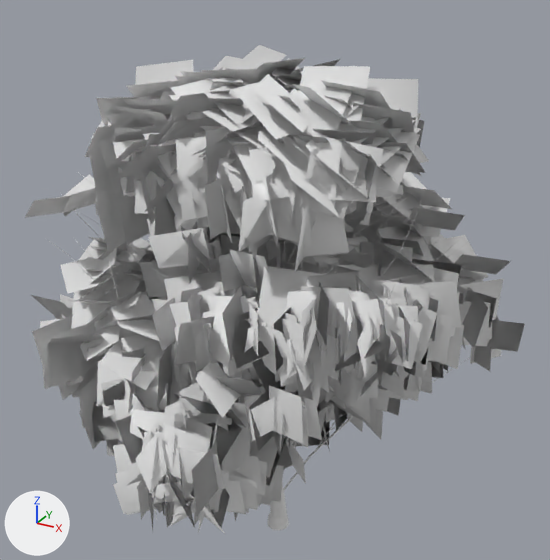
Before and after pictures for a commit that changed the FBX model unity/Assets/Art/Trees/birch/tree_birch_s1_a30.fbx.
Both versions are drawn from a camera (50 mm lens) standing at (7.79, -14.34, 14.09) and looking at (-0.46, 0.66, 6.59). Arrows for +X, +Y and +Z are at lower left; the lights stay in place. The first picture is the older version. Where no turn or scale is listed for an object, it has been applied to the vertices.

Names of what the first picture shows: 'tree_birch_s1_a30_branches', 'tree_birch_s1_a30_leaves'.
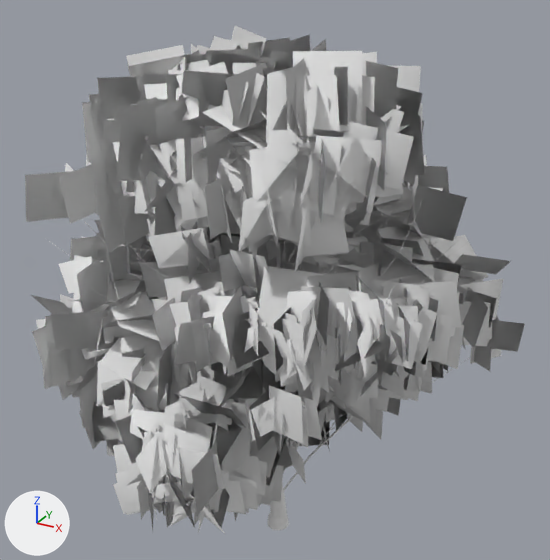
Changed parts and their boxes (x1, y1, x2, y2) in the pictures (550 x 560 px):
'tree_birch_s1_a30_leaves', reshaped
    before: (25, 45, 525, 533)
    after: (25, 26, 525, 533)
part 1 of me_tree_birch_s1_a30_leaves, rebuilt (mostly hidden)
    before: (326, 102, 359, 136)
    after: (326, 95, 329, 110)
part 2 of me_tree_birch_s1_a30_leaves, rebuilt
    before: (116, 106, 168, 127)
    after: (113, 105, 140, 120)
part 3 of me_tree_birch_s1_a30_leaves, rebuilt (not visible afterwards)
    before: (132, 238, 154, 259)
part 4 of me_tree_birch_s1_a30_leaves, rebuilt (mostly hidden)
    before: (146, 254, 156, 259)
    after: (142, 241, 151, 246)
part 5 of me_tree_birch_s1_a30_leaves, deleted
    before: (25, 45, 465, 418)
part 6 of me_tree_birch_s1_a30_leaves, built on
    before: (50, 71, 397, 343)
    after: (25, 26, 467, 364)
part 7 of me_tree_birch_s1_a30_leaves, added
    after: (214, 360, 263, 415)

The change in detail:
me_tree_birch_s1_a30_leaves is used by ob_tree_birch_s1_a30_leaves; location (0.0, 0.0, 0.0).
me_tree_birch_s1_a30_leaves had 8200 vertices, 2050 faces and spanned x -6.19..4.84, y -4.92..5.51, z 1.59..12.01.
me_tree_birch_s1_a30_leaves now has 8192 vertices, 2048 faces and spans x -6.19..4.84, y -4.92..5.51, z 1.59..12.47.
me_tree_birch_s1_a30_leaves part 1: the loose piece of 4 vertices spanning x 0.82..2.17, y -1.29..0.0, z 10.57..11.43 is rebuilt with 4 vertices and now spans x 0.94..1.74, y -1.29..-0.32, z 10.46..11.7.
me_tree_birch_s1_a30_leaves part 2: the loose piece of 4 vertices spanning x -2.79..-1.56, y -2.04..-1.17, z 10.2..11.07 is rebuilt with 4 vertices and now spans x -2.87..-2.02, y -1.96..-1.22, z 9.93..11.05.
me_tree_birch_s1_a30_leaves part 3: the loose piece of 4 vertices spanning x -4.98..-3.82, y 0.17..1.37, z 6.35..6.88 is rebuilt with 4 vertices and now spans x -4.65..-3.93, y 0.39..1.29, z 6.25..7.18.
me_tree_birch_s1_a30_leaves part 4: the loose piece of 4 vertices spanning x -4.7..-3.68, y -0.2..0.79, z 6.36..6.81 is rebuilt with 4 vertices and now spans x -4.63..-3.86, y 0.07..0.69, z 6.27..7.06.
me_tree_birch_s1_a30_leaves part 5: 182 loose pieces with 728 vertices, spanning x -5.52..3.8, y -3.77..4.0, z 5.36..12.01, are deleted.
me_tree_birch_s1_a30_leaves part 6: 120 vertices removed from x -5.37..2.88, y -4.01..1.85, z 5.71..11.83; 832 vertices added at x -5.47..3.68, y -3.64..3.94, z 5.25..12.47.
me_tree_birch_s1_a30_leaves part 7: 8 vertices added at x 0.12..1.1, y -3.68..-2.28, z 5.44..6.27.
Other edits to the shape of me_tree_birch_s1_a30_leaves do not show in these pictures.
